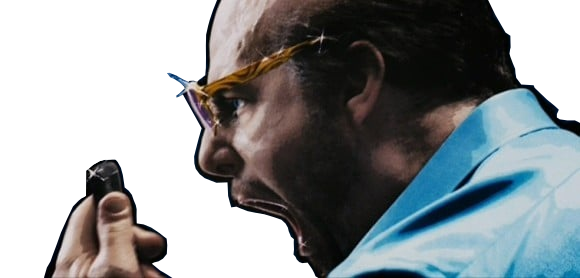
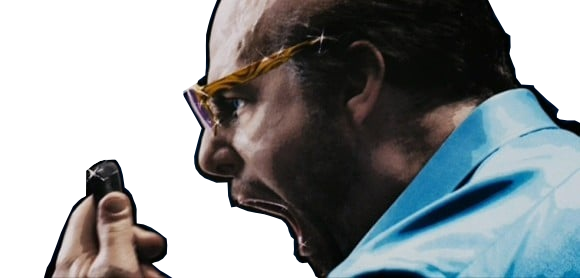
Two versions of the same layered image (580px x 278px). Layer-by-layer changes:
painted on "Pasted Layer" over left=167, top=72, right=198, bottom=98
